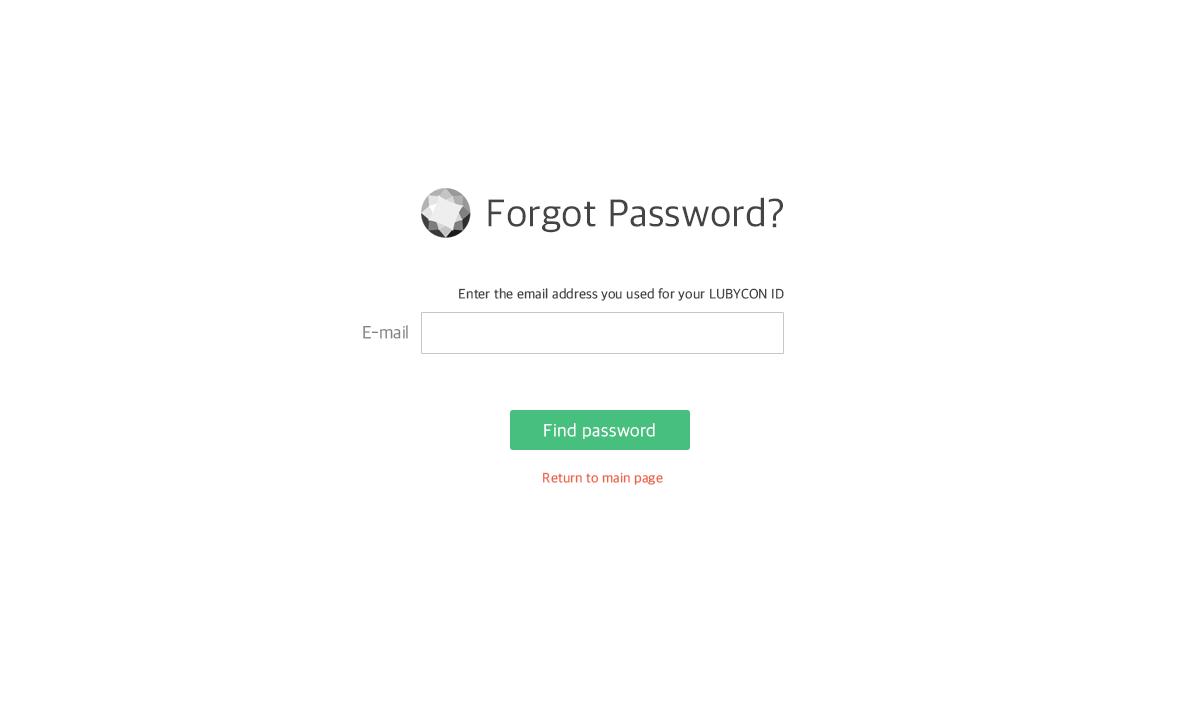
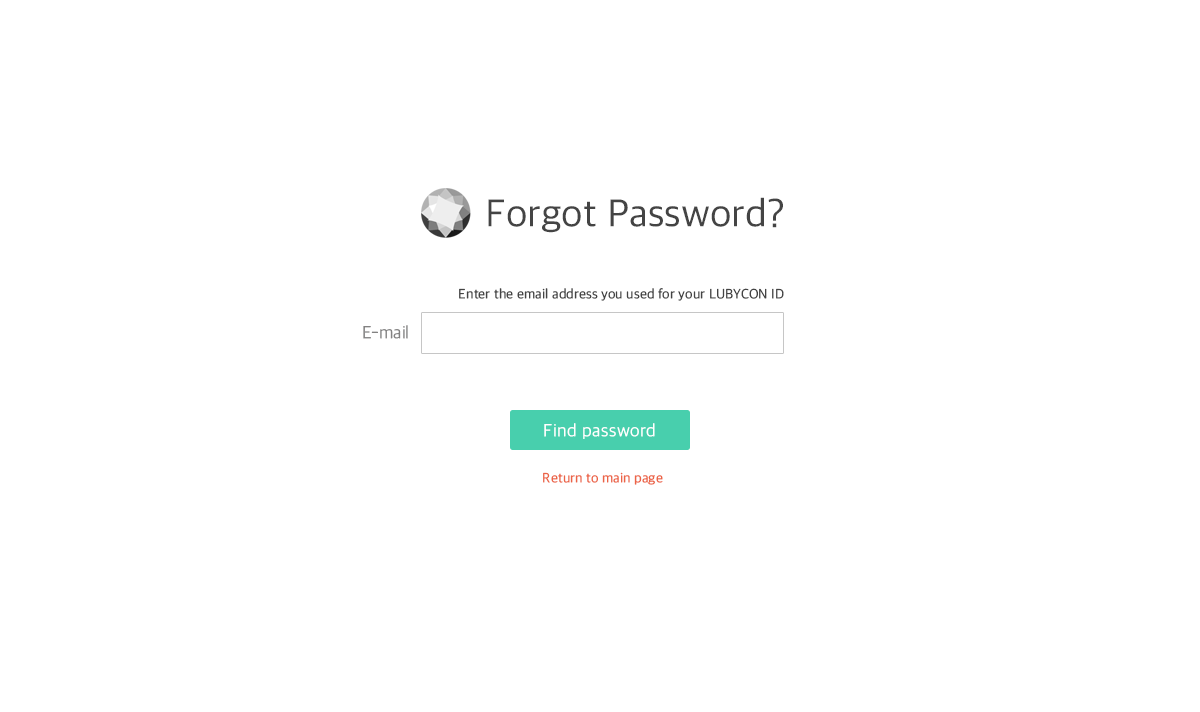
Layer changes from the first w=1200, h=712 image to the second:
painted on "body" over [510, 410, 690, 450]
